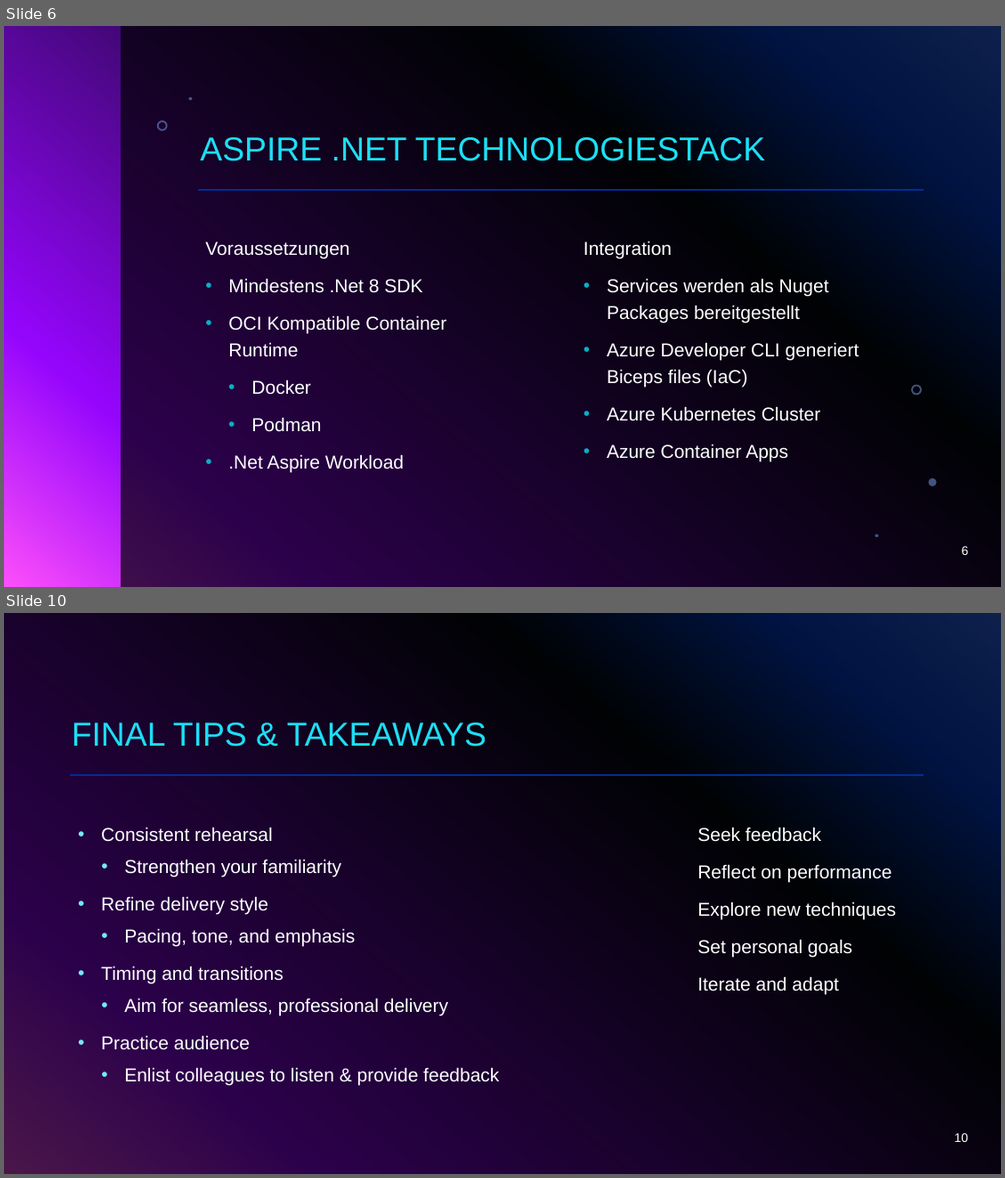
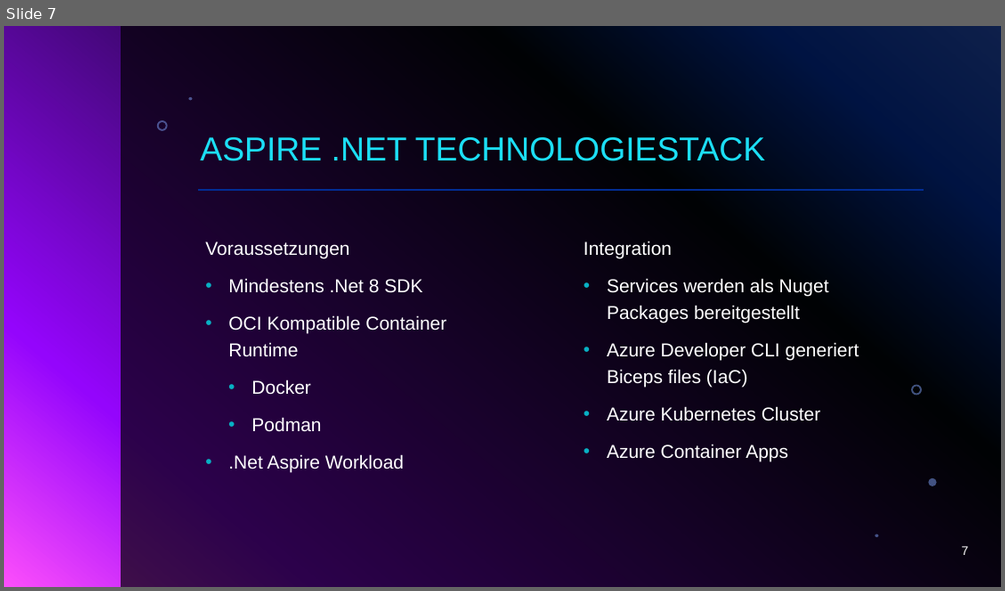
Before and after one commit to zuercheram/aspire-prototype, a slide deck: doc/project-presentation/aspire-semester-arbeit.pptx. Shown one above the other, each under a label of ours: slides 6 and 10 before the commit, slide 7 after it; the slides between them are not shown. The pictures are 1005x1178 and 1005x591 pixels, drawn with LibreOffice and Linux fonts; fonts in the diff are those of the drawing; background and template pictures are left out. Boxes give left, top, right and bottom in pixels: in the first picture for what was removed or moved away, otherwise in the second. Text is boxed around its words. In the diff, an @@ line names an element or a change of style, - is before the commit and + after.

```diff
--- a/doc/project-presentation/aspire-semester-arbeit.pptx
+++ b/doc/project-presentation/aspire-semester-arbeit.pptx
@@ slide 10 removed at bbox=[4, 613, 1001, 1174], background gradient #316CFC to #0343DF to #02090E to #9405FC to #FC4EFB @@
@@ rectangle removed at bbox=[4, 613, 1001, 1174] @@
@@ title removed at bbox=[72, 722, 486, 747] @@
-FINAL TIPS & TAKEAWAYS
@@ line removed from (70, 775) to (923, 775) @@
@@ text removed at bbox=[101, 827, 499, 1086] @@
-• Consistent rehearsal
-  • Strengthen your familiarity
-• Refine delivery style
-  • Pacing, tone, and emphasis
-• Timing and transitions
-  • Aim for seamless, professional delivery
-• Practice audience
-  • Enlist colleagues to listen & provide feedback
@@ text removed at bbox=[697, 827, 897, 994] @@
-Seek feedback
-Reflect on performance
-Explore new techniques
-Set personal goals
-Iterate and adapt
@@ page number removed at bbox=[955, 1133, 969, 1142] @@
-10
@@ what was slide 6 is now slide 7 @@
@@ page number at bbox=[962, 546, 969, 555]: text changed @@
-6
+7
```
Also in this commit, not shown: 2 slides changed, 6 slides added, 4 other slides removed.
